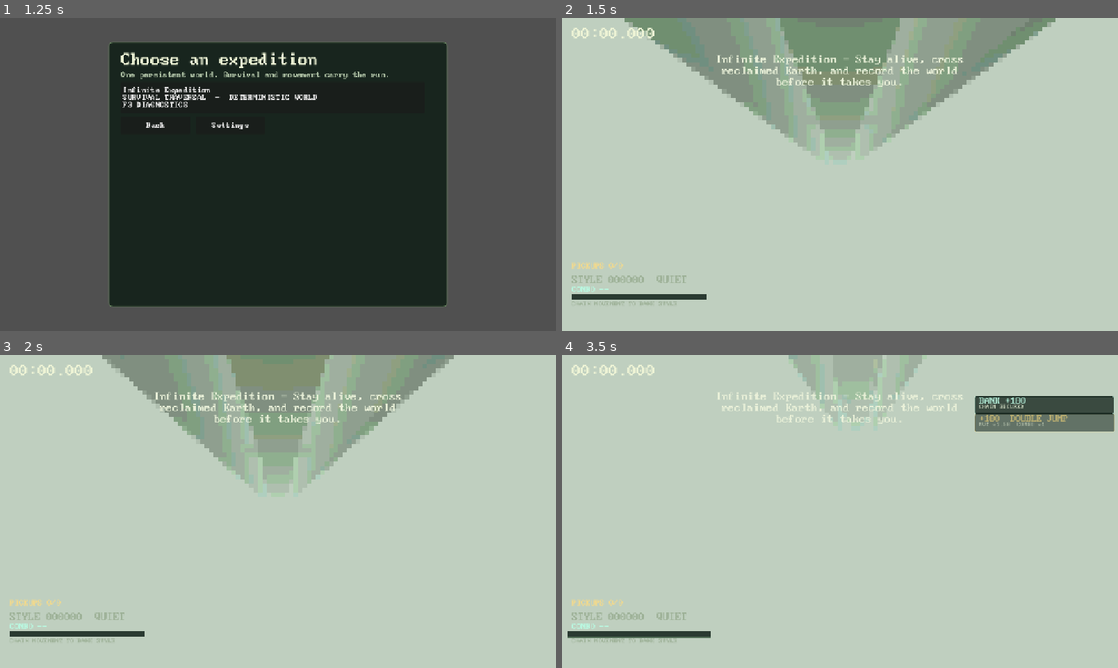
Above: before the commit, frames 1-4 (two rows, left to right).
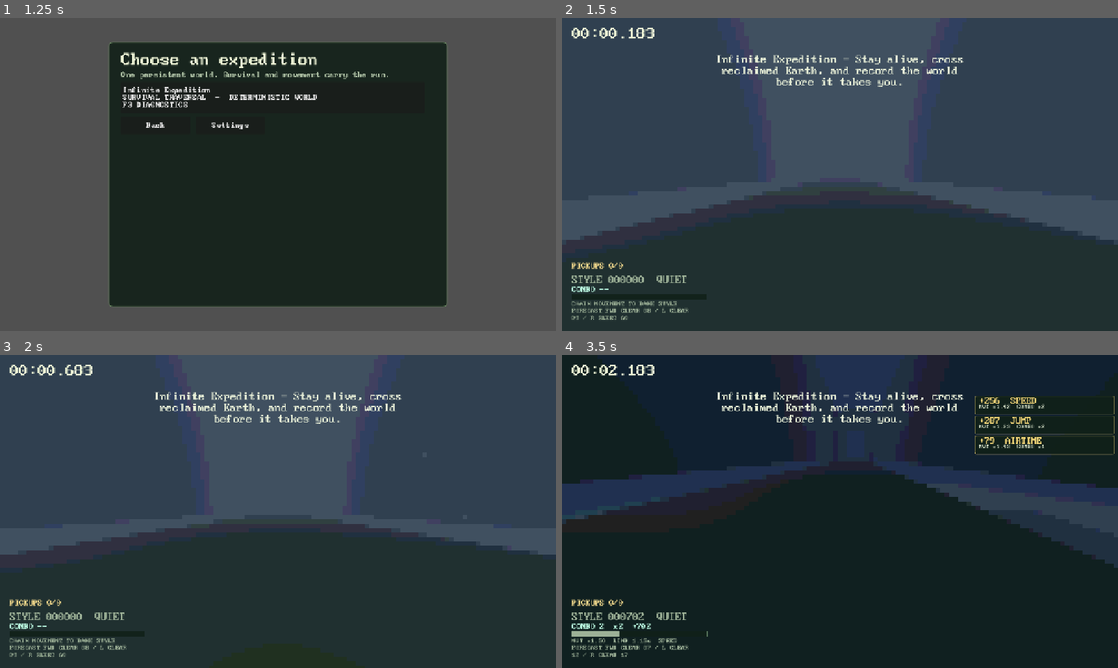
Above: after the commit, the same moments.

Repository: gongahkia/hot-cross-buns
Game: Godot game, scene res://scenes/main.tscn
Same seed, same stepped clock (60 frames per second), same inputs: the game is played once before the commit and once after it.
Inputs (mouse positions are in pixels of both pictures, inside the frame that each line leads up to):
- Up to frame 1 (1.25 s): click "Choose a journey" at 0.5 s
- Up to frame 2 (1.5 s): click "Infinite Expedition SURVIVAL …" at 1.25 s
- Up to frame 3 (2 s): no input
- Up to frame 4 (3.5 s): tap Enter at 2 s; move the mouse to (867, 511) at 2.02 s; hold W (move_forward) from 2.03 s (still down); tap 7 (build_platform) at 2.1 s; click (867, 511) at 2.17 s; tap Space (jump) at 2.27, 3.02 s; move the mouse to (812, 511) at 2.77 s; tap 6 (build_shelter) at 2.85 s

Frame 1 is identical in both runs. In frame 2, 99% of the frame differs, in the area x 0-100%, y 0-100%; in frame 3, 99%; in frame 4, 99%.
Error before the commit: Parse Error: Cannot infer the type of "current" variable because the value doesn't have a set type. (res://scripts/world_generator.gd:163)

Commit message:
editedworldgenerationlogic

Diff:
--- a/scripts/world_generator.gd
+++ b/scripts/world_generator.gd
@@ -160,7 +160,7 @@
 func _megastructure_descriptor(chunk_x: int, chunk_z: int, scale_id: String) -> Dictionary:
 	if scale_id != "local":
 		return {}
-	var current := megastructure_generator.megacell_at(Vector3i(chunk_x * int(CHUNK_SIZE), 0, chunk_z * int(CHUNK_SIZE)))
+	var current: Vector3i = megastructure_generator.megacell_at(Vector3i(chunk_x * int(CHUNK_SIZE), 0, chunk_z * int(CHUNK_SIZE)))
 	var intersections: Array = []
 	for offset_z in range(-1, 2):
 		for offset_x in range(-1, 2):
Not shown, added: scripts/world_generation_identity.gd.uid
